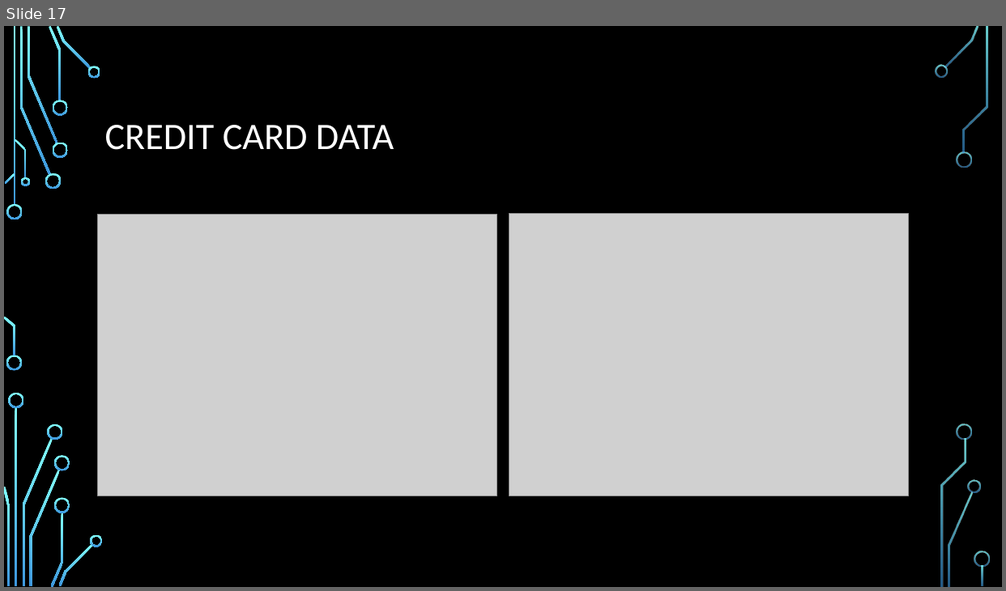
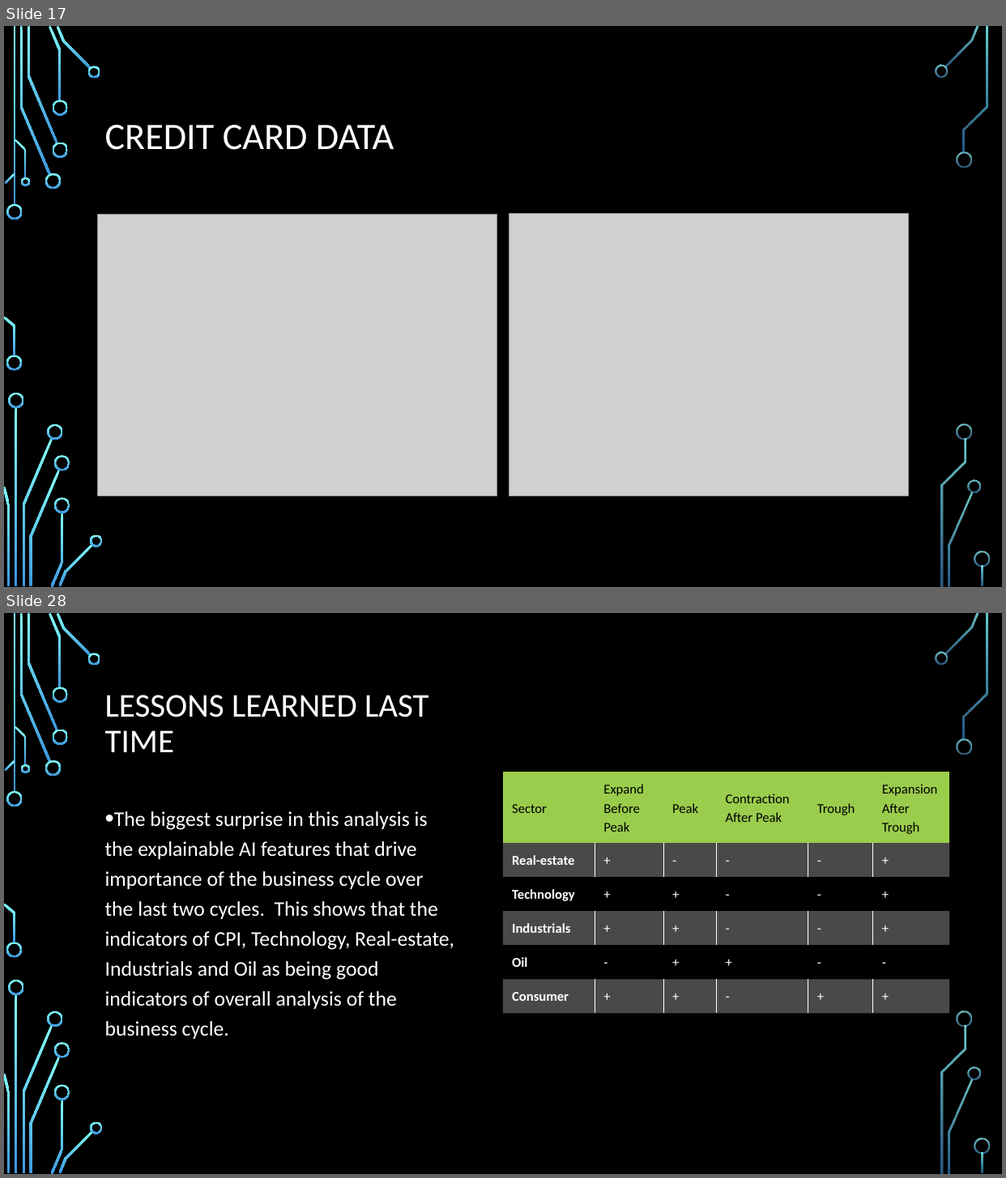
Before and after one commit to shawnmccarthy/anomalydetection, a slide deck: mccarthy-shawn_slides.pptx. Shown one above the other, each under a label of ours: slide 17 before the commit, slides 17 and 28 after it; the slides between them are not shown. The pictures are 1006x591 and 1006x1178 pixels, drawn with LibreOffice and Linux fonts; fonts in the diff are those of the drawing; grey boxes stand for pictures; background and template pictures are left out. Boxes give left, top, right and bottom in pixels: in the first picture for what was removed or moved away, otherwise in the second. Text is boxed around its words. In the diff, an @@ line names an element or a change of style, - is before the commit and + after.

```diff
--- a/mccarthy-shawn_slides.pptx
+++ b/mccarthy-shawn_slides.pptx
@@ slide 28 added at box(4, 613, 1002, 1174), background picture (left out); not listed: 36 template elements that a slide beside it also shows @@
@@ title added at box(105, 695, 429, 752), 32 pt, text #FFFFFF @@
+LESSONS LEARNED LAST TIME
@@ table added at box(503, 772, 951, 1013), 6 rows, 6 columns @@
+Sector | Expand Before Peak | Peak | Contraction After Peak | Trough | Expansion After Trough
+Real-estate | + | - | - | - | +
+Technology | + | + | - | - | +
+Industrials | + | + | - | - | +
+Oil | - | + | + | - | -
+Consumer | + | + | - | + | +
@@ text added at box(105, 811, 454, 1039), 20 pt, text #FFFFFF @@
+• The biggest surprise in this analysis is the explainable AI features that drive importance of the business cycle over the last two cycles. This shows that the indicators of CPI, Technology, Real-estate, Industrials and Oil as being good indicators of overall analysis of the business cycle.
```
Also in this commit, not shown: 1 slide changed, 10 other slides added, 1 other file.
